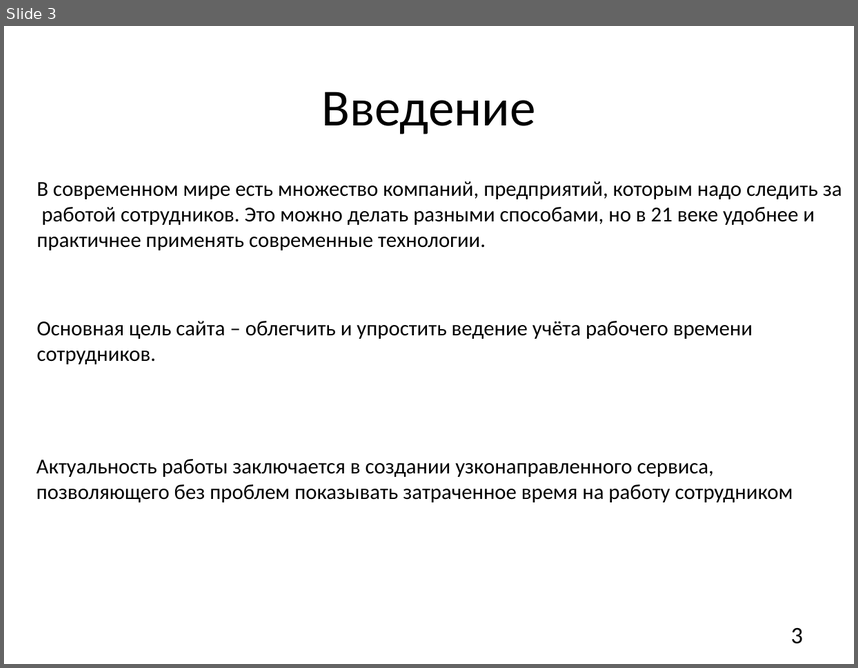
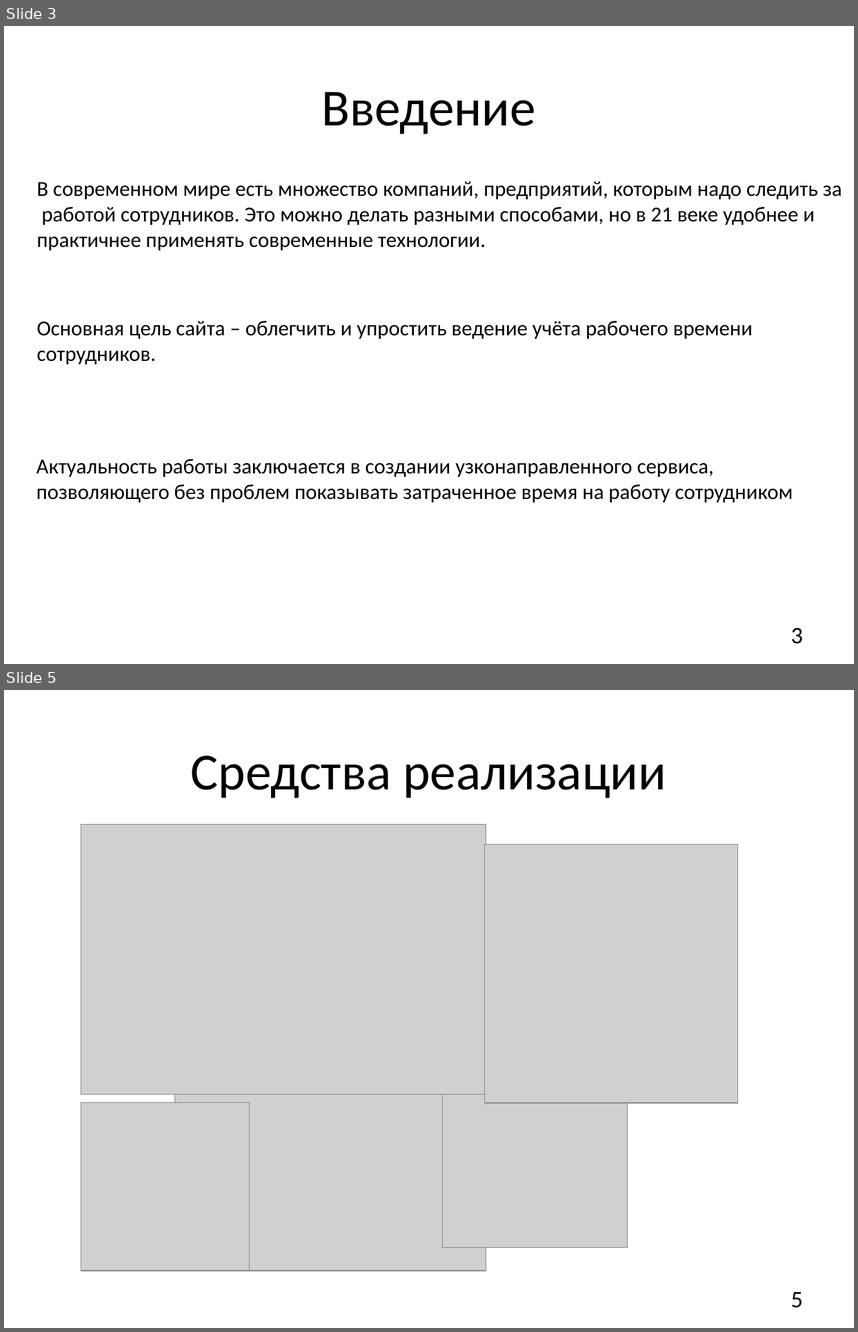
Before and after one commit to CompanyTimeManagementProject/Time_Management_Project, a slide deck: Documentation/Презентация ITime Last Version.pptx. Shown one above the other, each under a label of ours: slide 3 before the commit, slides 3 and 5 after it; the slides between them are not shown. The pictures are 858x668 and 858x1332 pixels, drawn with LibreOffice and Linux fonts; fonts in the diff are those of the drawing; grey boxes stand for pictures. Boxes give left, top, right and bottom in pixels: in the first picture for what was removed or moved away, otherwise in the second. Text is boxed around its words. In the diff, an @@ line names an element or a change of style, - is before the commit and + after.

```diff
--- a/Documentation/Презентация ITime Last Version.pptx
+++ b/Documentation/Презентация ITime Last Version.pptx
@@ slide 5 added at (4,690,854,1328), background #FFFFFF @@
@@ title added at (191,756,666,798), 44 pt, text #000000 @@
+Средства реализации
@@ picture added at (81,825,486,1094) @@
@@ picture added at (485,844,738,1103) @@
@@ picture added at (175,1063,486,1270) @@
@@ picture added at (443,1063,628,1248) @@
@@ picture added at (81,1103,250,1270) @@
@@ page number added at (791,1292,803,1308), 20 pt, text #000000 @@
+5
```
Also in this commit, not shown: 1 slide changed, 1 slide removed.
